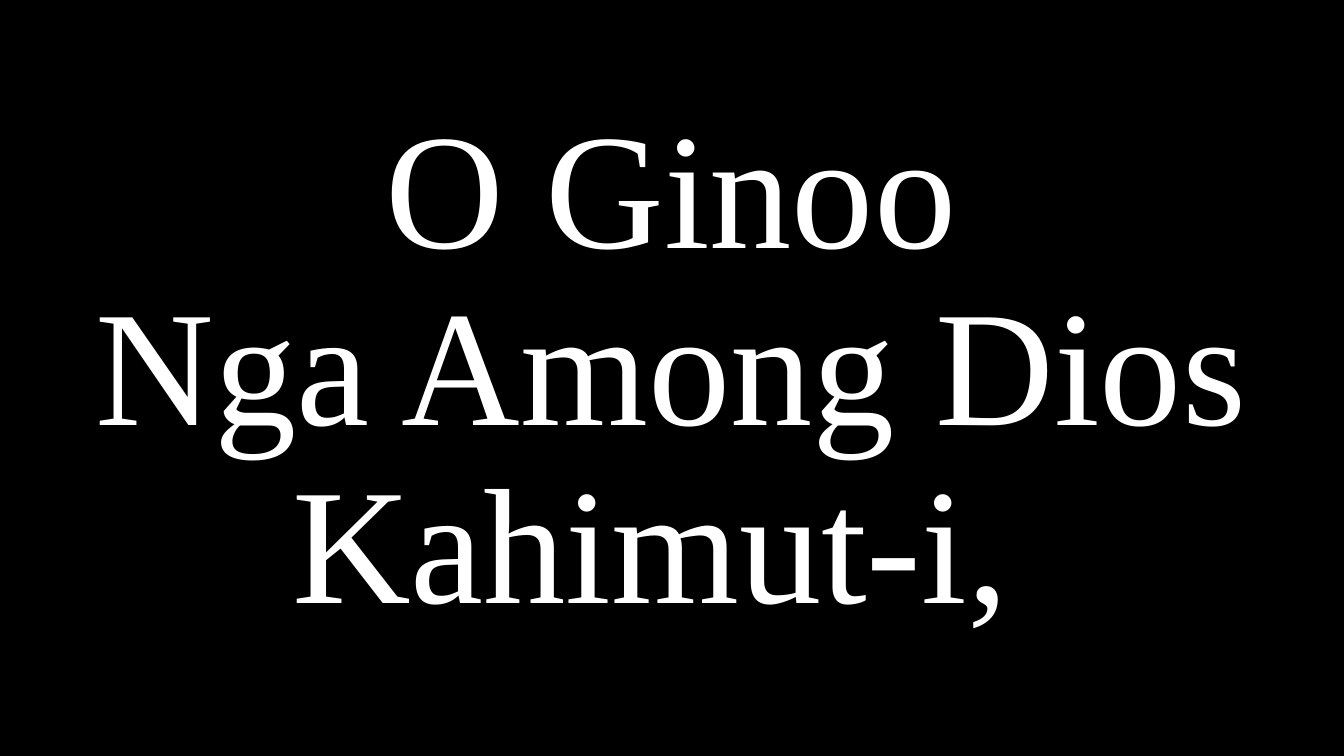
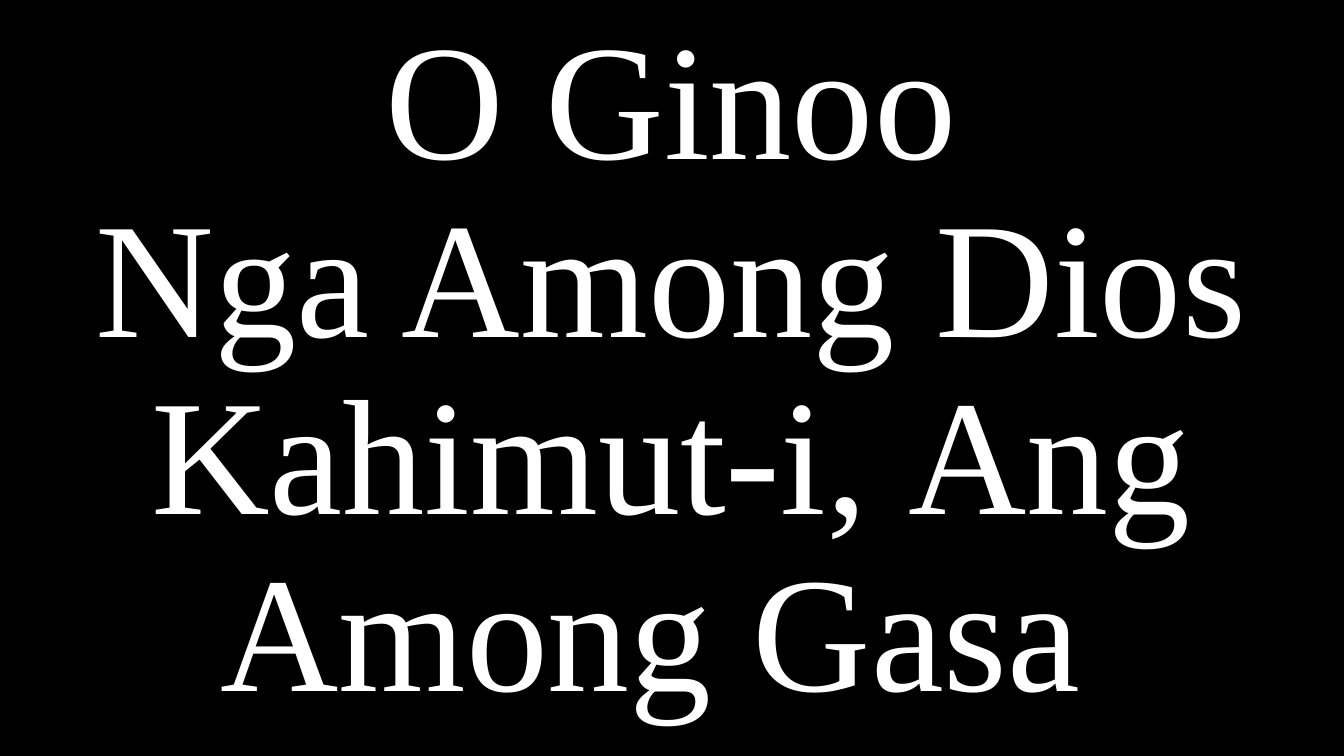
Before and after one commit to CHRISTIANARIBAL/Simbahan, a slide deck: slide 4 of Kanta/halad/Ginoo Dawata.pptx. Drawn at 1344x756 pixels with LibreOffice and Linux fonts; fonts in the diff are those of the drawing. Boxes give left, top, right and bottom in pixels: in the first picture for what was removed or moved away, otherwise in the second. Text is boxed around its words. In the diff, an @@ line names an element or a change of style, - is before the commit and + after.

```diff
--- a/Kanta/halad/Ginoo Dawata.pptx
+++ b/Kanta/halad/Ginoo Dawata.pptx
@@ title at bbox=[96, 50, 1246, 721]: text changed @@
-O Ginoo
-Nga Among Dios
-Kahimut-i,
+O Ginoo
+Nga Among Dios
+Kahimut-i, Ang Among Gasa
```
Also in this commit, not shown: 2 other slides changed, 7 other files.
